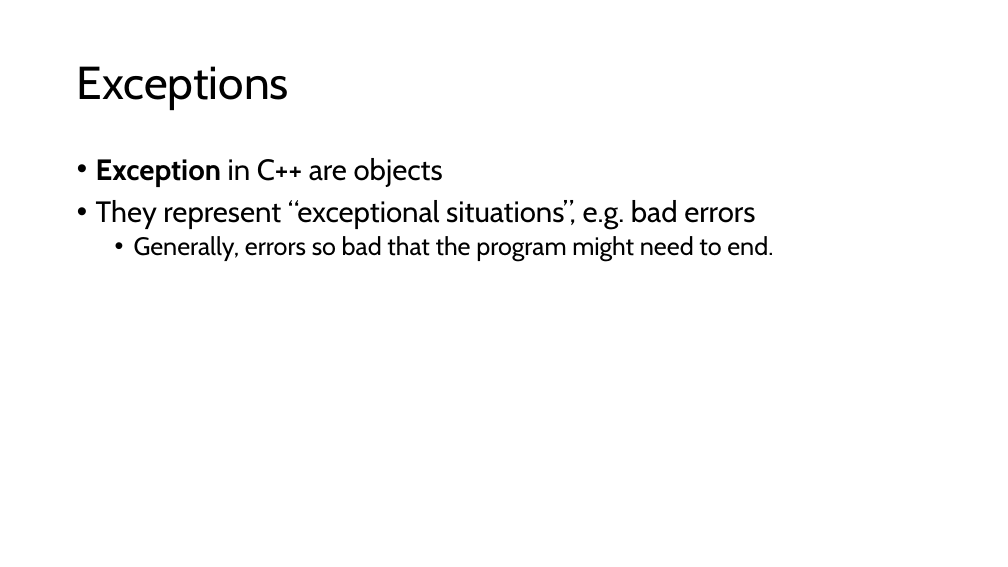
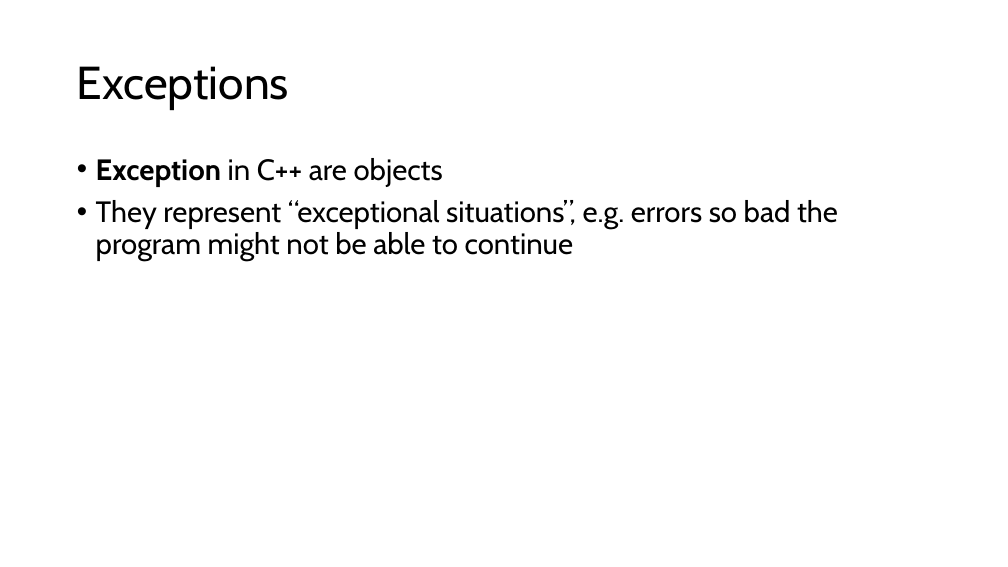
Before and after one commit to tjd1234/cmpt125spring2026, a slide deck: slide 2 of notes/week8/week8.pptx. Drawn at 1008x567 pixels with LibreOffice and Linux fonts; fonts in the diff are those of the drawing. Boxes give left, top, right and bottom in pixels: in the first picture for what was removed or moved away, otherwise in the second. Text is boxed around its words. In the diff, an @@ line names an element or a change of style, - is before the commit and + after.

```diff
--- a/notes/week8/week8.pptx
+++ b/notes/week8/week8.pptx
@@ text at (96, 200, 838, 261): text changed @@
-• They represent “exceptional situations”, e.g. bad errors
-  • Generally, errors so bad that the program might need to end.
+• They represent “exceptional situations”, e.g. errors so bad the program might not be able to continue
```
Also in this commit, not shown: 6 other slides changed, 12 slides added, 19 other files.
